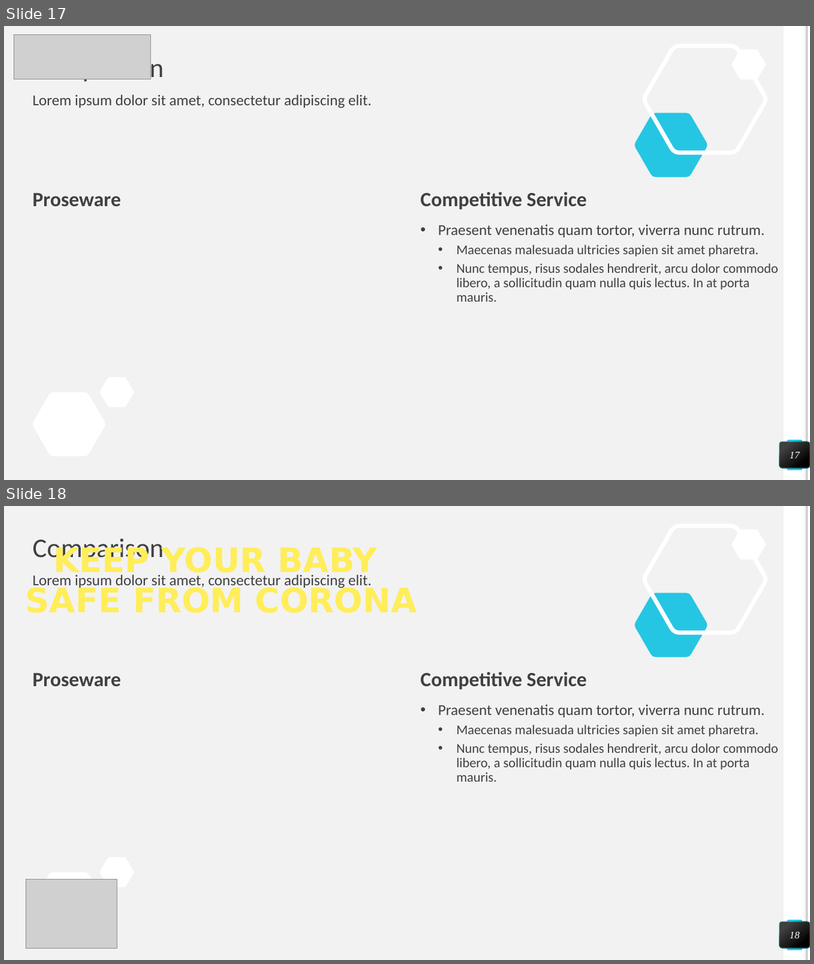
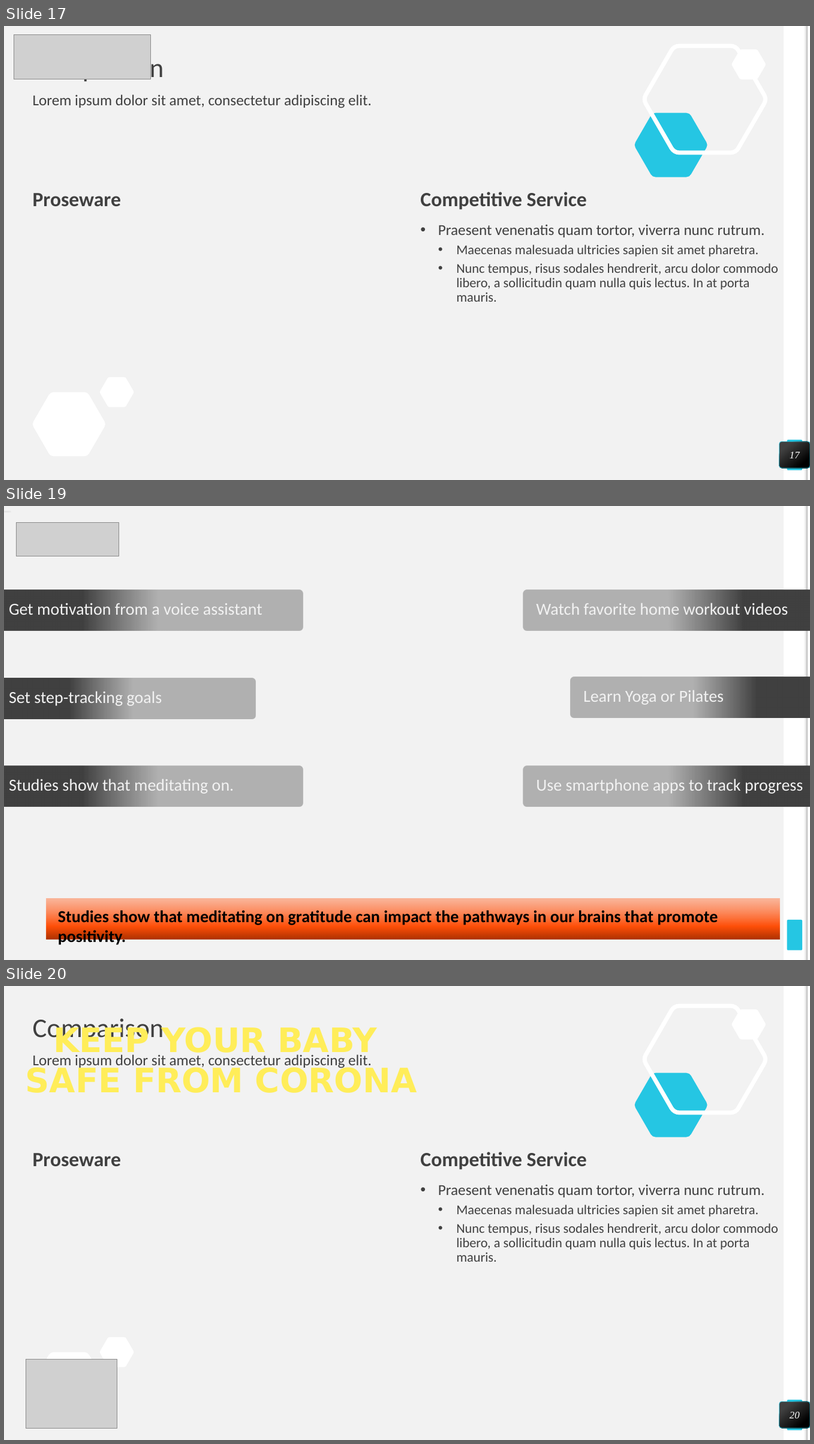
Before and after one commit to accuit/IqHealth, a slide deck: IqHealth/Docs/HealthIQ-3.pptx. Shown one above the other, each under a label of ours: slides 17 and 18 before the commit, slides 17, 19 and 20 after it; the slides between them are not shown. The pictures are 814x964 and 814x1444 pixels, drawn with LibreOffice and Linux fonts; fonts in the diff are those of the drawing; grey boxes stand for pictures; background and template pictures are left out. Boxes give left, top, right and bottom in pixels: in the first picture for what was removed or moved away, otherwise in the second. Text is boxed around its words. In the diff, an @@ line names an element or a change of style, - is before the commit and + after.

```diff
--- a/IqHealth/Docs/HealthIQ-3.pptx
+++ b/IqHealth/Docs/HealthIQ-3.pptx
@@ slide 19 added at <box>4,506,810,960</box>, background picture (left out); not listed: 4 template elements that a slide beside it also shows @@
@@ picture added at <box>16,523,119,557</box> @@
@@ rounded rectangle added at <box>4,589,303,630</box>, fill gradient #404040 to #525252, 20 pt, text #F2F2F2 @@
+Get motivation from a voice assistant
@@ rounded rectangle added at <box>524,589,810,630</box>, fill gradient #404040 to #525252, 20 pt, text #F2F2F2 @@
+Watch favorite home workout videos
@@ rounded rectangle added at <box>4,678,255,718</box>, fill gradient #404040 to #525252, 20 pt, text #F2F2F2 @@
+Set step-tracking goals
@@ rounded rectangle added at <box>571,677,810,718</box>, fill gradient #404040 to #525252, 20 pt, text #F2F2F2 @@
+Learn Yoga or Pilates
@@ rounded rectangle added at <box>4,766,303,806</box>, fill gradient #404040 to #525252, 20 pt, text #F2F2F2 @@
+Studies show that meditating on.
@@ rounded rectangle added at <box>524,766,810,806</box>, fill gradient #404040 to #525252, 20 pt, text #F2F2F2 @@
+Use smartphone apps to track progress
@@ title added at <box>46,898,780,939</box>, fill gradient #AC3100 to #FF4F09 to #FF9267, 20 pt, text #000000, bold @@
+Studies show that meditating on gratitude can impact the pathways in our brains that promote positivity.
@@ what was slide 18 is now slide 20 @@
@@ page number at <box>790,1411,800,1418</box>: text changed @@
-18
+20
```
Also in this commit, not shown: 1 slide changed, 3 other slides added, 1 slide removed.
